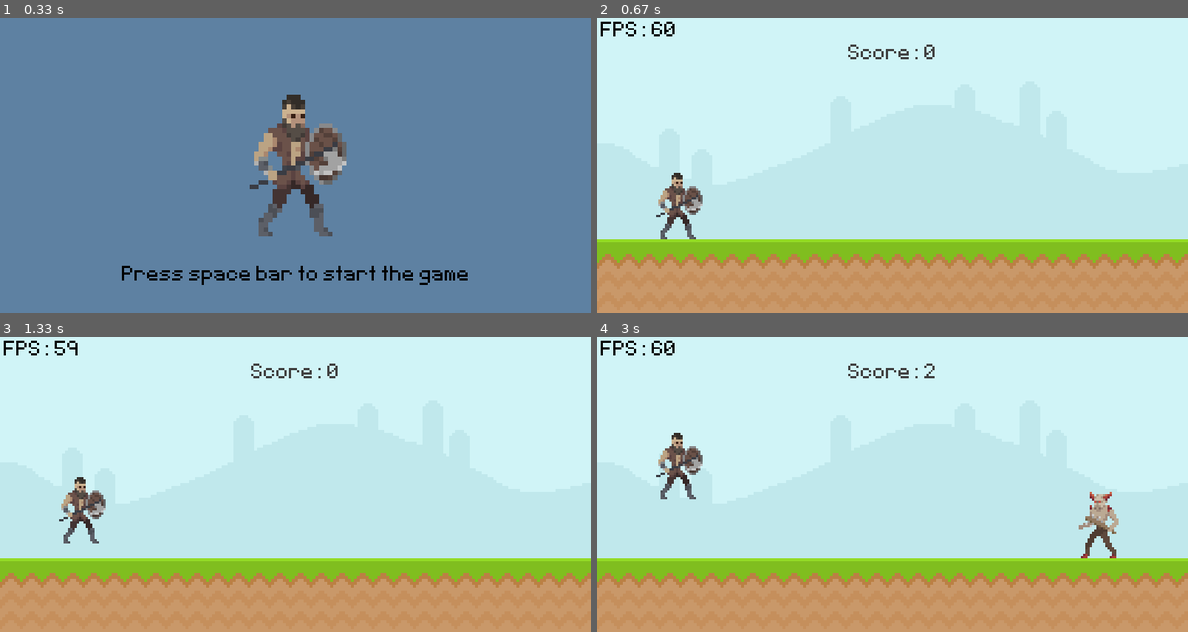
Above: before the commit, frames 1-4 (two rows, left to right).
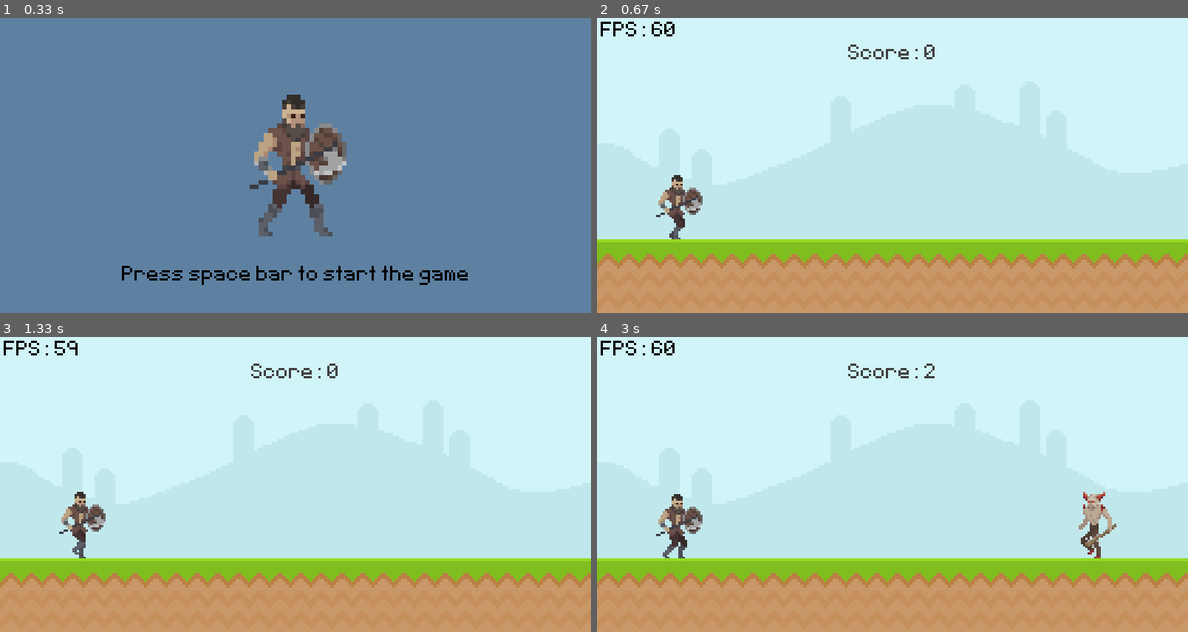
Above: after the commit, the same moments.

Repository: space-is-final-frontier/Pygame
Game: pygame game, started from Code/main.py
Same seed, same stepped clock (60 frames per second), same inputs: the game is played once before the commit and once after it.
Inputs (mouse positions are in pixels of both pictures, inside the frame that each line leads up to):
- Up to frame 1 (0.33 s): no input
- Up to frame 2 (0.67 s): tap Space at 0.33 s
- Up to frame 3 (1.33 s): tap Space at 0.67 s; click (153, 487) at 1.05 s
- Up to frame 4 (3 s): hold Up 2.33-2.8 s; hold Up from 2.83 s (still down)

Frame 1 is identical in both runs. In frame 2, 0.4% of the frame differs, in the area x 10-18%, y 52-75%; in frame 3, 1.1%; in frame 4, 2.5%, in the area x 10-89%, y 32-75%.

Commit message:
Added Animations

Diff:
--- a/Code/main.py
+++ b/Code/main.py
@@ -40,6 +40,17 @@
             if viking.colliderect(imps_rect):
 
                 game_active = False
+
+def vik_animation_walk():
+    global vik_surface, vik_walk_index
+
+    vik_walk_index += 0.11
+
+    if vik_walk_index >= len(vik_walk):
+
+        vik_walk_index = 0
+
+    vik_surface = vik_walk[int(vik_walk_index)]
 
 pygame.init()   #Initialising pygame
 
@@ -58,16 +69,29 @@
 ground_surface = pygame.image.load('Graphics/Ground.png').convert()
 
 
-imp_surface = pygame.image.load('Graphics/Imp/ready_1_mod.png').convert_alpha()
-imp_surface = pygame.transform.flip(imp_surface, True, False)
-imp_surface = pygame.transform.scale(imp_surface, (54, 90))
-
+imp_frame_1 = pygame.transform.scale(pygame.transform.flip(pygame.image.load('Graphics/Imp/walk_1_mod.png').convert_alpha(), True, False), (54, 90))
+imp_frame_2 = pygame.transform.scale(pygame.transform.flip(pygame.image.load('Graphics/Imp/walk_2_mod.png').convert_alpha(), True, False), (54, 90))
+imp_frame_3 = pygame.transform.scale(pygame.transform.flip(pygame.image.load('Graphics/Imp/walk_3_mod.png').convert_alpha(), True, False), (54, 90))
+imp_frame_4 = pygame.transform.scale(pygame.transform.flip(pygame.image.load('Graphics/Imp/walk_4_mod.png').convert_alpha(), True, False), (54, 90))
+imp_frame_5 = pygame.transform.scale(pygame.transform.flip(pygame.image.load('Graphics/Imp/walk_5_mod.png').convert_alpha(), True, False), (54, 90))
+imp_frame_6 = pygame.transform.scale(pygame.transform.flip(pygame.image.load('Graphics/Imp/walk_6_mod.png').convert_alpha(), True, False), (54, 90))
+imp_frames = [imp_frame_1, imp_frame_2, imp_frame_3, imp_frame_4, imp_frame_5, imp_frame_6]
+imp_frame_index = 0
+imp_surface = imp_frames[imp_frame_index]
 
 imp_rect_list = []
 
 
-vik_surface = pygame.image.load('Graphics/Viking Axe/ready_1_mod.png').convert_alpha()
-vik_surface = pygame.transform.scale(vik_surface, (63, 90))
+vik_walk_1 = pygame.transform.scale(pygame.image.load('Graphics/Viking Axe/walk_1_mod.png').convert_alpha(), (63, 90))
+vik_walk_2 = pygame.transform.scale(pygame.image.load('Graphics/Viking Axe/walk_2_mod.png').convert_alpha(), (63, 90))
+vik_walk_3 = pygame.transform.scale(pygame.image.load('Graphics/Viking Axe/walk_3_mod.png').convert_alpha(), (63, 90))
+vik_walk_4 = pygame.transform.scale(pygame.image.load('Graphics/Viking Axe/walk_4_mod.png').convert_alpha(), (63, 90))
+vik_walk_5 = pygame.transform.scale(pygame.image.load('Graphics/Viking Axe/walk_5_mod.png').convert_alpha(), (63, 90))
+vik_walk_6 = pygame.transform.scale(pygame.image.load('Graphics/Viking Axe/walk_6_mod.png').convert_alpha(), (63, 90))
+vik_walk = [vik_walk_1, vik_walk_2, vik_walk_3, vik_walk_4, vik_walk_5, vik_walk_6]
+vik_walk_index = 0
+
+vik_surface = vik_walk[vik_walk_index]
 vik_rect = vik_surface.get_rect(bottomleft = (80, 300))
 vik_gravity = 0
 
@@ -86,28 +110,43 @@
 obstacle_timer = pygame.USEREVENT + 1
 pygame.time.set_timer(obstacle_timer, 1500)
 
+animation_timer = pygame.USEREVENT + 2
+pygame.time.set_timer(animation_timer, 166)
+
 
 while True:
 
     for event in pygame.event.get():
+
         if event.type == pygame.QUIT:
             pygame.quit()
             exit()
 
         if game_active:
             if event.type == pygame.MOUSEBUTTONDOWN:
-                if vik_rect.collidepoint(event.pos) and vik_rect.bottom >= 290:
-                    vik_gravity = -19
+                #if vik_rect.collidepoint(event.pos) and vik_rect.bottom >= 290:
+                #    vik_gravity = -14
+                pass
 
             if event.type == pygame.KEYDOWN:
-                if event.key in (pygame.K_SPACE, pygame.K_k, pygame.K_UP) and vik_rect.bottom >= 290:
-                    vik_gravity = -19
-
-                if event.key in (pygame.K_SPACE, pygame.K_k, pygame.K_UP) and vik_rect.bottom < 200:
-                    vik_gravity -= 6
+                #if event.key in (pygame.K_SPACE, pygame.K_k, pygame.K_UP) and vik_rect.bottom >= 290:
+                #    vik_gravity = -9
+
+                #if event.key in (pygame.K_SPACE, pygame.K_k, pygame.K_UP) and vik_rect.bottom < 200:
+                #    vik_gravity -= 2
+                pass
 
             if event.type == obstacle_timer:
                 imp_rect_list.append(imp_surface.get_rect(bottomleft = (randint(900, 1100), 300)))
+
+            if event.type == animation_timer:
+                imp_frame_index += 1
+
+                if imp_frame_index >= len(imp_frames):
+                    imp_frame_index = 0
+
+                imp_surface = imp_frames[imp_frame_index]
+
 
         else:
             if event.type == pygame.KEYDOWN and event.key == pygame.K_SPACE:
@@ -116,6 +155,7 @@
 
 
     if game_active:
+
         #Placing the background and fps counter
         screen.blit(sky_surface, (0, 0))
         screen.blit(ground_surface, (0, 300))
@@ -134,14 +174,12 @@
         if vik_rect.bottom >= 300:
             vik_rect.bottom = 300
 
-        if vik_rect.top <= 0:
-            vik_rect.top = 0
-
+        vik_animation_walk()
         screen.blit(vik_surface, vik_rect)
 
 
         #Collisions
-        collisions(vik_rect, imp_rect_list)
+        #collisions(vik_rect, imp_rect_list)
 
 
     else:
Binary file added: Graphics/Imp/walk_1_mod.png
Binary file added: Graphics/Imp/walk_2_mod.png
Binary file added: Graphics/Imp/walk_3_mod.png
Binary file added: Graphics/Imp/walk_4_mod.png
Binary file added: Graphics/Imp/walk_5_mod.png
Binary file added: Graphics/Imp/walk_6_mod.png
Binary file removed: Graphics/Viking Axe/ready_1_mod.png
Binary file added: Graphics/Viking Axe/walk_1_mod.png
Binary file added: Graphics/Viking Axe/walk_2_mod.png
Binary file added: Graphics/Viking Axe/walk_3_mod.png
Binary file added: Graphics/Viking Axe/walk_4_mod.png
Binary file added: Graphics/Viking Axe/walk_5_mod.png
(and 1 more such lines)
